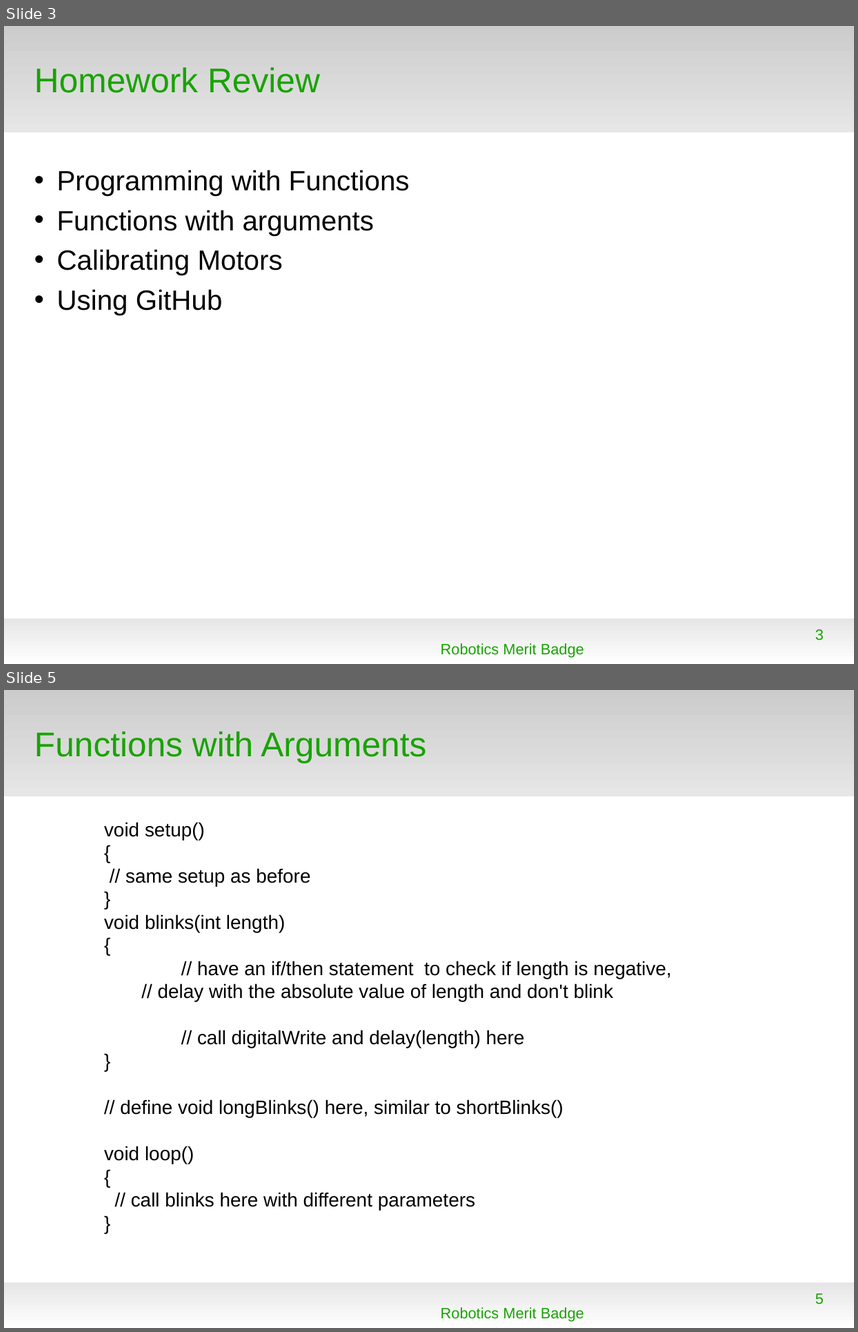
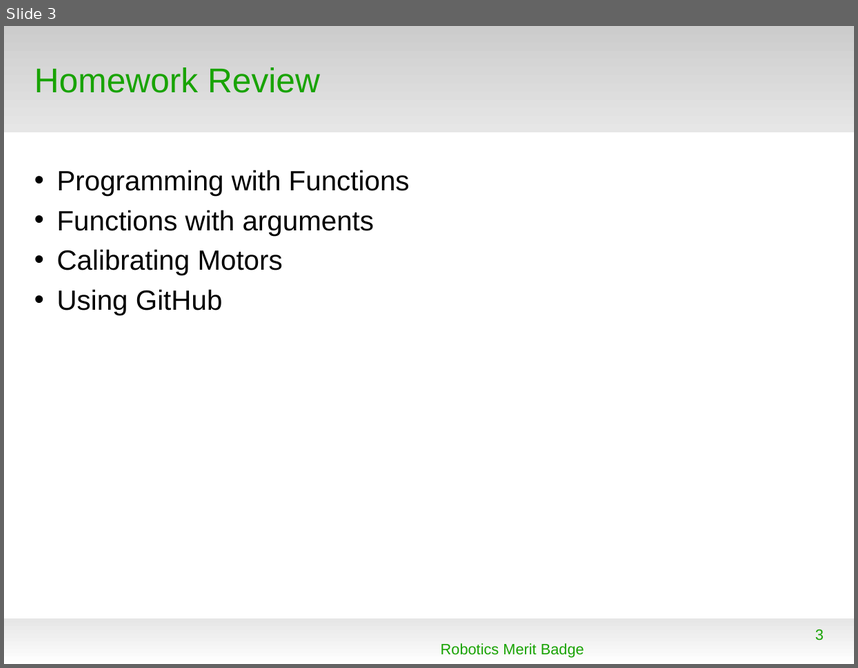
Before and after one commit to spiderman-2099/RoboticsMB, a slide deck: doc/RMB_Session2.odp. Shown one above the other, each under a label of ours: slides 3 and 5 before the commit, slide 3 after it; the slides between them are not shown. The pictures are 858x1332 and 858x668 pixels, drawn with LibreOffice and Linux fonts; fonts in the diff are those of the drawing; background and template pictures are left out. Boxes give left, top, right and bottom in pixels: in the first picture for what was removed or moved away, otherwise in the second. Text is boxed around its words. In the diff, an @@ line names an element or a change of style, - is before the commit and + after.

```diff
--- a/doc/RMB_Session2.odp
+++ b/doc/RMB_Session2.odp
@@ slide 5 removed at box(4, 690, 854, 1328), background #FFFFFF; not listed: 2 template elements that a slide beside it also shows @@
@@ title removed at box(34, 731, 426, 763) @@
-Functions with Arguments
@@ text removed at box(104, 822, 671, 1210) @@
-void setup()
-{
-// same setup as before
-}
-void blinks(int length)
-{
-// have an if/then statement to check if length is negative,
-// delay with the absolute value of length and don't blink
-// call digitalWrite and delay(length) here
-}
-// define void longBlinks() here, similar to shortBlinks()
-void loop()
-{
-// call blinks here with different parameters
-}
@@ text removed at box(441, 1307, 584, 1321) @@
-Robotics Merit Badge
@@ page number removed at box(815, 1293, 824, 1304) @@
-5
```
Also in this commit, not shown: 2 slides changed, 2 slides added.
